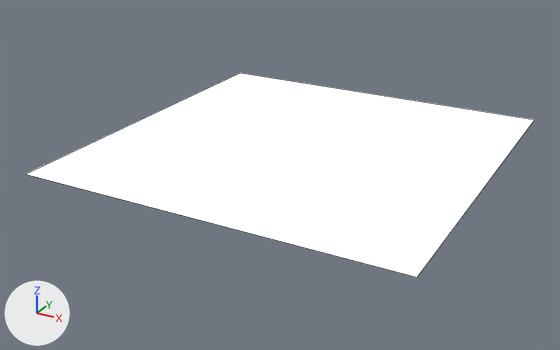
The Blender file Models/3.0_Cycles_2D_tenplate.blend as it was, and as the next commit left it.
Before and after are seen from a 50 mm lens placed at (1.76, -3.44, 1.52), pointed at (-0.07, -0.12, -0.15). Arrows for +X, +Y and +Z are at lower left; the lights stay in place. Mesh edges are drawn as thin lines.
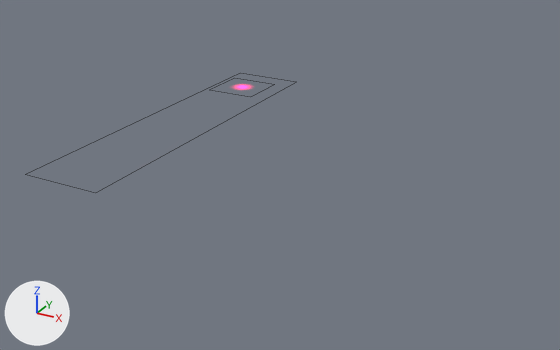
The newer file is also rescaled (x4.5), turned or shifted as a whole; pictures and numbers use the older file's frame.

What differs and where, as boxes (x1, y1, x2, y2) in the pictures (560 x 350 px):
'Plane', surface changed, reshaped (white to grey, 47% narrower, 41% shorter): before (27, 73, 534, 277); after (27, 73, 296, 193)
'Plane.001', added: after (210, 78, 274, 97)

The change, as a list of edits to the scene's bpy script:
```text
Change mat_base_texture:
    remove # nodes: BsdfTransparent, Emission, MixShader, OutputMaterial
    nodes: AddShader, BsdfTransparent, CombineXYZ, Emission, MapRange x4, Math x10, Mix, OutputMaterial, SeparateXYZ, TexCoord, TexNoise x2
    colours: pink #ff0075
Add mat_material_001:
    mat_material_001 = bpy.data.materials.new('Material.001')
    # nodes: AddShader, BsdfTransparent, CombineXYZ, Emission, MapRange, Math, Mix, OutputMaterial, TexCoord, TexGradient, TexNoise, ValToRGB
    # colours: black #000000, white #ffffff, pink #ff0075
Change me_plane:
    where me_plane.from_pydata(...)  # 4 vertices, 1 face; spans x -1.0..1.0, y -1.0..1.0, z 0.0
    used by ob_plane; location = (0.0, 0.0, 0.0)
    me_plane part 1
    me_plane.vertices[1].co: (1.0, -1.0, 0.0) -> (-0.56, -1.0, 0.0)  # pixel (417, 277) -> pixel (95, 192)
    me_plane.vertices[3].co: (1.0, 1.0, 0.0) -> (-0.56, 1.0, 0.0)  # pixel (534, 119) -> pixel (296, 81)
Add me_plane_001:
    me_plane_001.from_pydata(...)  # 4 vertices, 1 face; spans x -1.0..1.0, y -1.0..1.0, z 0.0
    me_plane_001.materials.append(mat_material_001)
Add ob_plane_001:
    ob_plane_001 = bpy.data.objects.new('Plane.001', me_plane_001)
    ob_plane_001.location = (-0.778, 0.667, 0.022)
    ob_plane_001.scale = (0.154, 0.154, 0.154)
```
